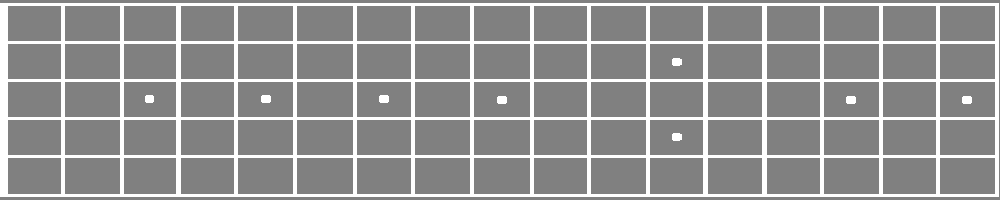
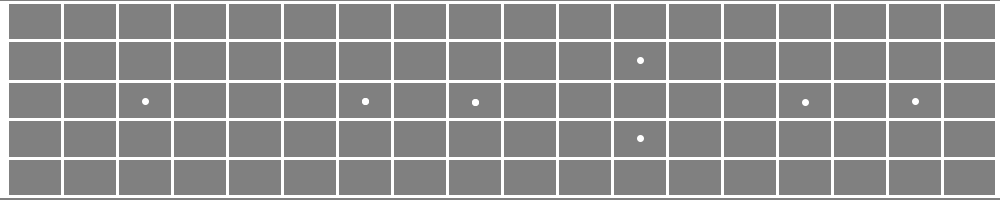
Layer changes from the first w=1000, h=200 image to the second:
removed layer "Layer 1" over [8, 4, 995, 195]
added layer "Rectangle 2 copy 5" above "Rectangle 2 copy 4" over [0, 195, 1000, 198]
added layer "Rectangle 2 copy 4" above "Rectangle 2 copy 3" over [8, 157, 1000, 160]
added layer "Rectangle 2 copy 3" above "Rectangle 2 copy 2" over [8, 120, 995, 121]
added layer "Rectangle 2 copy 2" above "Rectangle 2 copy" over [8, 82, 995, 83]
added layer "Rectangle 2 copy" above "Rectangle 2" over [8, 39, 1000, 42]
added layer "Rectangle 2" above "Rectangle 1 copy 18" over [0, 1, 1000, 4]
added layer "Rectangle 1 copy 17" above "Rectangle 1 copy 16" over [941, 6, 944, 194]
added layer "Rectangle 1 copy 16" above "Rectangle 1 copy 15" over [886, 6, 889, 194]
added layer "Rectangle 1 copy 15" above "Rectangle 1 copy 14" over [831, 6, 834, 194]
added layer "Rectangle 1 copy 14" above "Rectangle 1 copy 13" over [776, 6, 779, 194]
added layer "Rectangle 1 copy 13" above "Rectangle 1 copy 12" over [721, 6, 724, 194]
added layer "Rectangle 1 copy 12" above "Rectangle 1 copy 11" over [666, 6, 669, 194]
added layer "Rectangle 1 copy 11" above "Rectangle 1 copy 10" over [611, 6, 614, 194]
added layer "Rectangle 1 copy 10" above "Rectangle 1 copy 9" over [556, 6, 559, 194]
added layer "Rectangle 1 copy 9" above "Rectangle 1 copy 8" over [501, 6, 504, 194]
added layer "Rectangle 1 copy 8" above "Rectangle 1 copy 7" over [446, 6, 449, 194]
added layer "Rectangle 1 copy 7" above "Rectangle 1 copy 6" over [391, 6, 394, 194]
added layer "Rectangle 1 copy 6" above "Rectangle 1 copy 5" over [336, 6, 339, 194]
renamed "Rectangle 2 copy 6" to "Rectangle 1 copy 5", painted on it, masked it over [281, 6, 284, 194]
added layer "Rectangle 1 copy 4" above "Rectangle 1 copy 3" over [226, 6, 229, 194]
added layer "Rectangle 1 copy 3" above "Rectangle 1 copy 2" over [171, 6, 174, 194]
added layer "Rectangle 1" over [0, 1, 9, 194]
…and 11 more changes (11 added)
